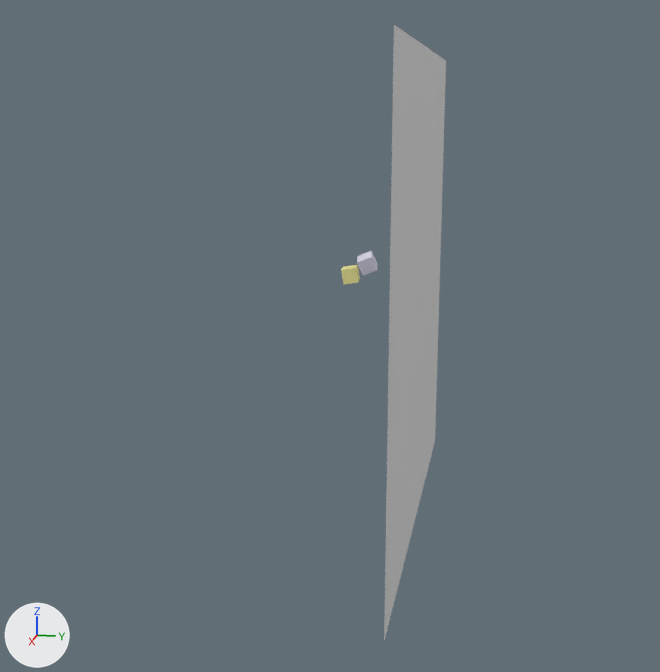
The Blender file blender file/random_scene_generator_with_depth_map.blend as it was, and as the next commit left it.
Before and after are seen from a 50 mm lens placed at (120.0, 19.0, 21.7), pointed at (7.2, -3.6, -6.5). The lights are fixed; the arrows at lower left show +X, +Y and +Z.

The scene before the commit, as lines of its bpy script (objects in view):
```python
mat_material = diffuse_material('Material')
mat_material.base_color = (0.745, 0.712, 0.29)  # beige #e0db93
me_cube = bpy.data.meshes.new('Cube')
me_cube.from_pydata(...)  # a box spanning x -1.0..1.0, y -1.0..1.0, z -1.0..1.0
me_cube.materials.append(mat_material)  # beige #e0db93
me_cube_001 = bpy.data.meshes.new('Cube.001')
me_cube_001.from_pydata(...)  # a box spanning x -1.0..1.0, y -1.0..1.0, z -1.0..1.0
me_cube_001.materials.append(mat_material_001)  # light grey #d2cee0
me_plane = bpy.data.meshes.new('Plane')
me_plane.from_pydata([(-1.0, -1.0, 0.0), (1.0, -1.0, 0.0), (-1.0, 1.0, 0.0), (1.0, 1.0, 0.0)], [], [(0, 1, 3, 2)])
ob_cube = bpy.data.objects.new('Cube', me_cube)
ob_cube.location = (1.3, -2.0, 0.6)
ob_cube.rotation_euler = (0.163, 0.0642, 0.0596)  # degrees (9.3, 3.7, 3.4)
ob_cube_001 = bpy.data.objects.new('Cube.001', me_cube_001)
ob_cube_001.location = (4.0, 0.7, 2.6)
ob_cube_001.rotation_euler = (0.394, 0.291, 0.138)  # degrees (23, 17, 7.9)
ob_plane = bpy.data.objects.new('Plane', me_plane)
ob_plane.location = (7.0, 8.0, -1.0)
ob_plane.rotation_euler = (0.0, 1.571, 1.571)  # degrees (0, 90, 90)
ob_plane.scale = (30.0, 30.0, 30.0)
```
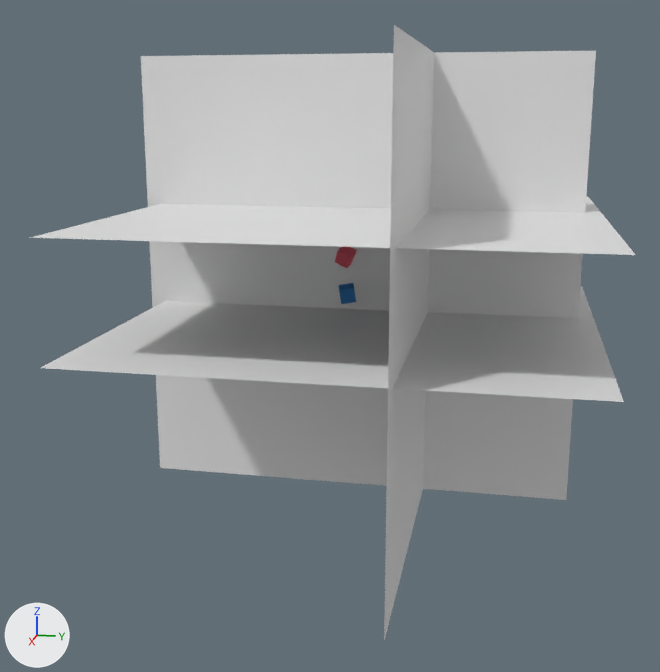
What differs and where, as boxes (x1, y1, x2, y2) in the pictures (660 x 672 px):
```json
{"object": "Plane.001", "change": "added", "after": [141, 51, 596, 500]}
{"object": "Plane.002", "change": "added", "after": [41, 286, 624, 402]}
{"object": "Plane.003", "change": "added", "after": [30, 197, 635, 255]}
{"object": "Cube.001", "change": "moved, turned", "before": [357, 251, 377, 275], "after": [335, 247, 357, 268]}
{"object": "Cube", "change": "recoloured, moved, turned", "before": [341, 265, 360, 284], "after": [339, 283, 356, 304]}
```

Edits to the scene script, one JSON object a line:
```json
{"op": "set", "path": "mat_material.base_color", "old": "(0.745, 0.712, 0.29)", "new": "(0.0507, 0.231, 0.557)", "note": "beige #e0db93 -> blue #4084c5"}
{"op": "set", "path": "ob_cube_001.location", "old": "(4.0, 0.7, 2.6)", "new": "(-2.6, -3.4, 2.4)"}
{"op": "set", "path": "ob_cube_001.rotation_euler", "old": "(0.394, 0.291, 0.138)", "new": "(2.008, 0.408, 1.419)", "note": "degrees (23, 17, 7.9) -> degrees (115, 23, 81)"}
{"op": "set", "path": "ob_cube.location", "old": "(1.3, -2.0, 0.6)", "new": "(0.6, -2.5, -2.1)"}
{"op": "set", "path": "ob_cube.rotation_euler", "old": "(0.163, 0.0642, 0.0596)", "new": "(0.157, 0.18, 0.22)", "note": "degrees (9.3, 3.7, 3.4) -> degrees (9, 10, 13)"}
{"op": "add", "block": "ob_plane_001", "code": ["ob_plane_001 = bpy.data.objects.new('Plane.001', me_plane.copy())  # the mesh of ob_plane", "ob_plane_001.location = (-3.0, -2.0, -1.0)", "ob_plane_001.rotation_euler = (0.0, 1.571, 3.14)  # degrees (0, 90, 180)", "ob_plane_001.scale = (30.0, 30.0, 30.0)"]}
{"op": "add", "block": "ob_plane_002", "code": ["ob_plane_002 = bpy.data.objects.new('Plane.002', me_plane.copy())  # the mesh of ob_plane", "ob_plane_002.location = (3.5, 0.0, -5.0)", "ob_plane_002.scale = (30.0, 30.0, 30.0)"]}
{"op": "add", "block": "ob_plane_003", "code": ["ob_plane_003 = bpy.data.objects.new('Plane.003', me_plane.copy())  # the mesh of ob_plane", "ob_plane_003.location = (3.5, 0.0, 9.0)", "ob_plane_003.scale = (30.0, 30.0, 30.0)"]}
```
